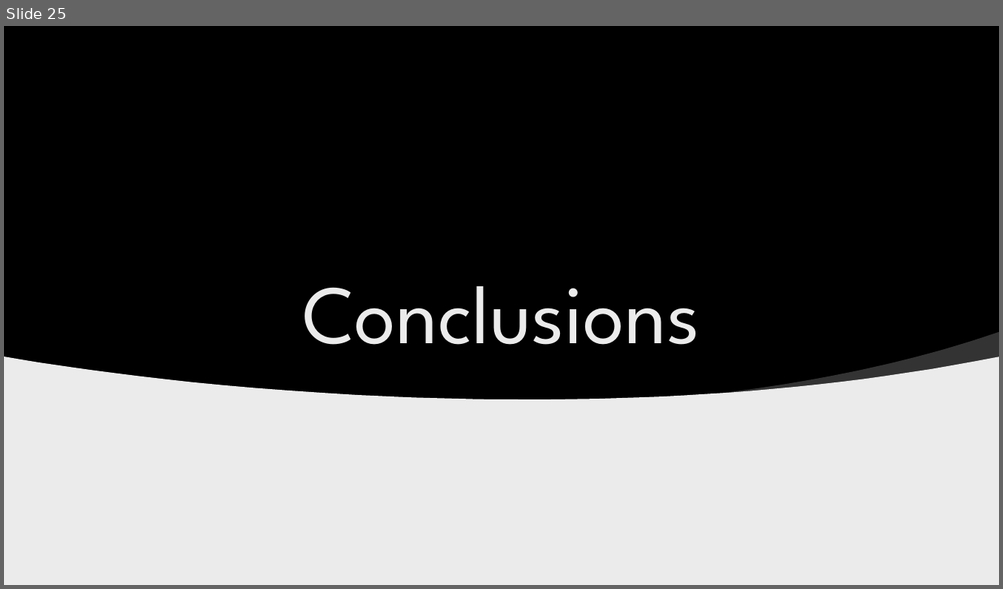
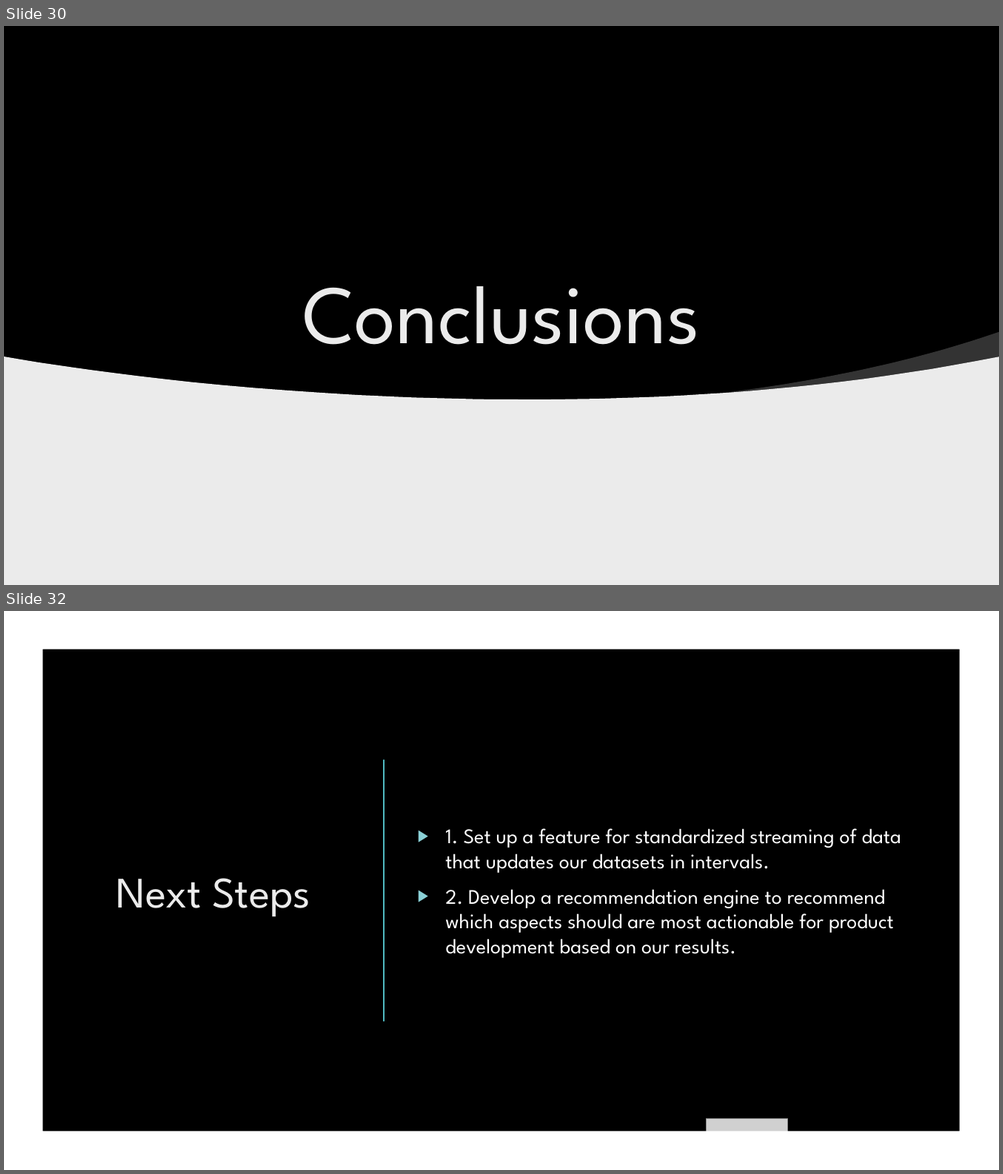
Before and after one commit to ayan1995/Thinkful, a slide deck: Bootcamp/Final Capstone Opinion Mining/Opinion Mining Presentation.pptx. Shown one above the other, each under a label of ours: slide 25 before the commit, slides 30 and 32 after it; the slides between them are not shown. The pictures are 1003x589 and 1003x1174 pixels, drawn with LibreOffice and Linux fonts; fonts in the diff are those of the drawing; grey boxes stand for pictures; background and template pictures are left out. Boxes give left, top, right and bottom in pixels: in the first picture for what was removed or moved away, otherwise in the second. Text is boxed around its words. In the diff, an @@ line names an element or a change of style, - is before the commit and + after.

```diff
--- a/Bootcamp/Final Capstone Opinion Mining/Opinion Mining Presentation.pptx
+++ b/Bootcamp/Final Capstone Opinion Mining/Opinion Mining Presentation.pptx
@@ slide 32 added at (4,611,999,1170), background picture (left out) @@
@@ rectangle added at (4,611,999,1170), fill #000000 @@
@@ freeform shape added at (4,611,999,1170), fill #FFFFFF @@
@@ rectangle added at (855,611,911,704), fill #B01513 @@
@@ line added from (384, 760) to (384, 1022), #50B9C1 1.5 pt @@
@@ text added at (445,829,901,958), 20 pt, text #FFFFFF @@
+▶ 1. Set up a feature for standardized streaming of data that updates our datasets in intervals.
+▶ 2. Develop a recommendation engine to recommend which aspects should are most actionable for product development based on our results.
@@ title added at (116,878,310,917), 42 pt, text #EBEBEB @@
+Next Steps
@@ picture added at (706,1119,788,1170) @@
@@ what was slide 25 is now slide 30 @@
```
Also in this commit, not shown: 3 slides changed, 7 other slides added, 2 slides removed, 28 other files.
